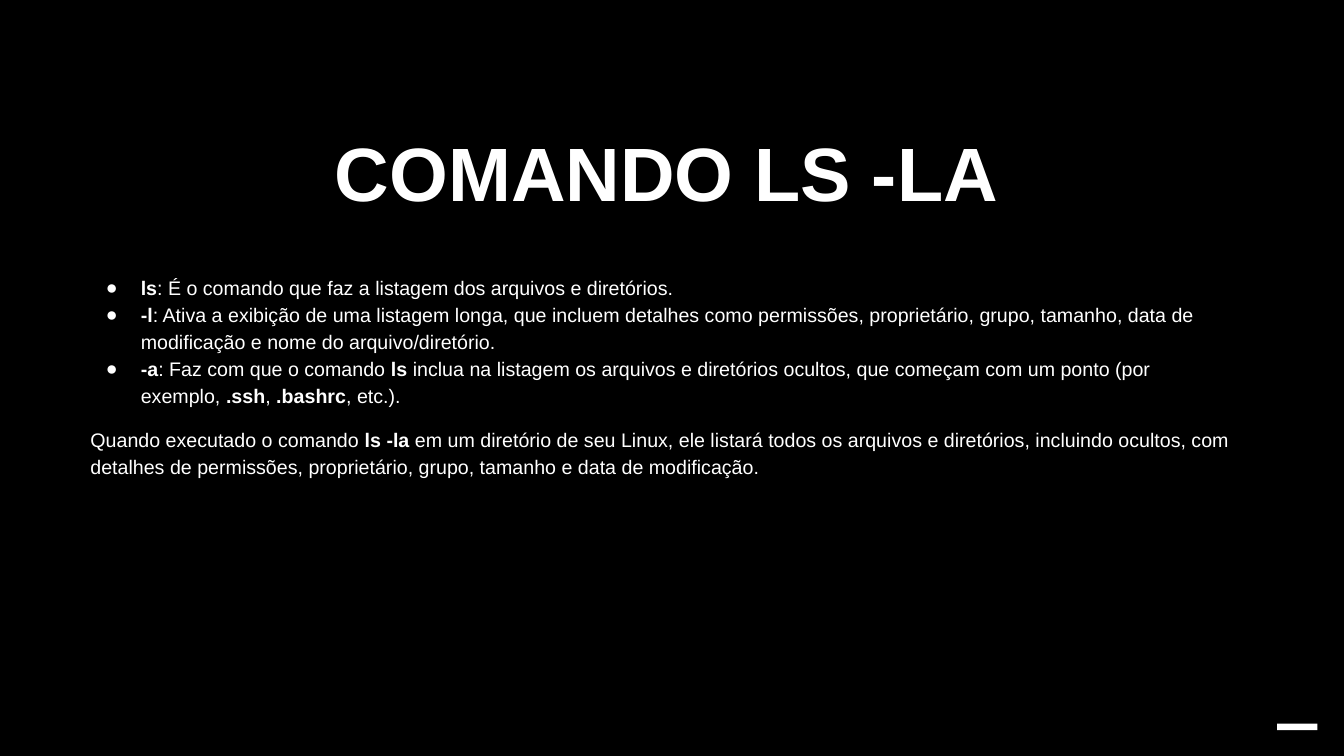
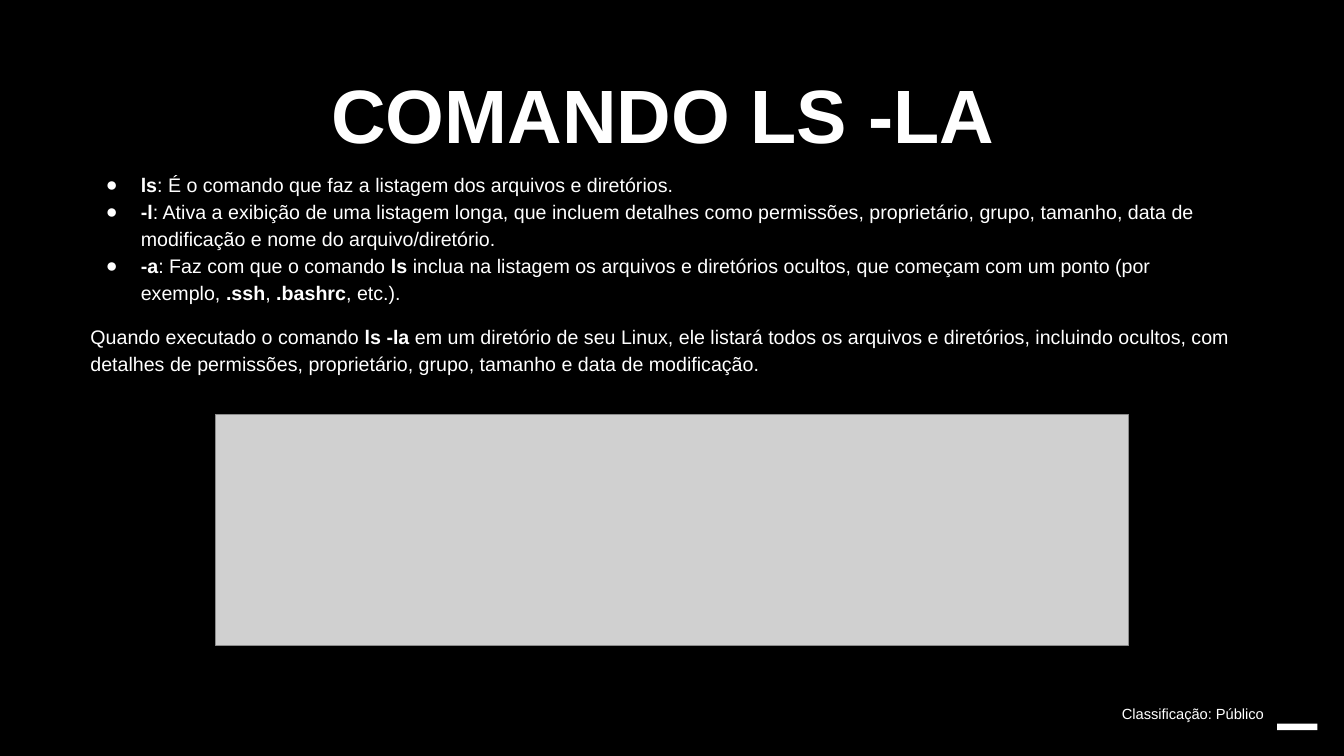
Before and after one commit to IHBuzatto/Atividades, a slide deck: slide 4 of Luiz e Igor.pptx. Drawn at 1344x756 pixels with LibreOffice and Linux fonts; fonts in the diff are those of the drawing; grey boxes stand for pictures; background and template pictures are left out. Boxes give left, top, right and bottom in pixels: in the first picture for what was removed or moved away, otherwise in the second. Text is boxed around its words. In the diff, an @@ line names an element or a change of style, - is before the commit and + after.

```diff
--- a/Luiz e Igor.pptx
+++ b/Luiz e Igor.pptx
@@ text "COMANDO LS -LA": place and size @@
-text "COMANDO LS -LA" at [335, 148, 998, 202]
+text "COMANDO LS -LA" at [331, 90, 994, 144]
@@ text "ls: É o comando que ...": place and size @@
-text "ls: É o comando que ..." at [90, 279, 1228, 478]
+text "ls: É o comando que ..." at [90, 177, 1228, 375]
@@ picture added at [216, 414, 1129, 645] @@
@@ text added at [1122, 708, 1264, 722], 10.5 pt, text #FFFFFF @@
+Classificação: Público
```
Also in this commit, not shown: 4 other slides changed, 1 slide added, 1 slide removed, 1 other file.
